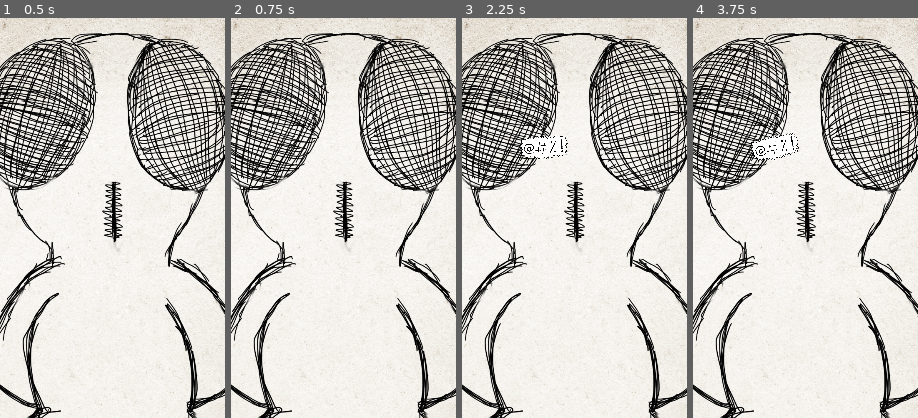
Above: before the commit, frames 1-4 (left to right).
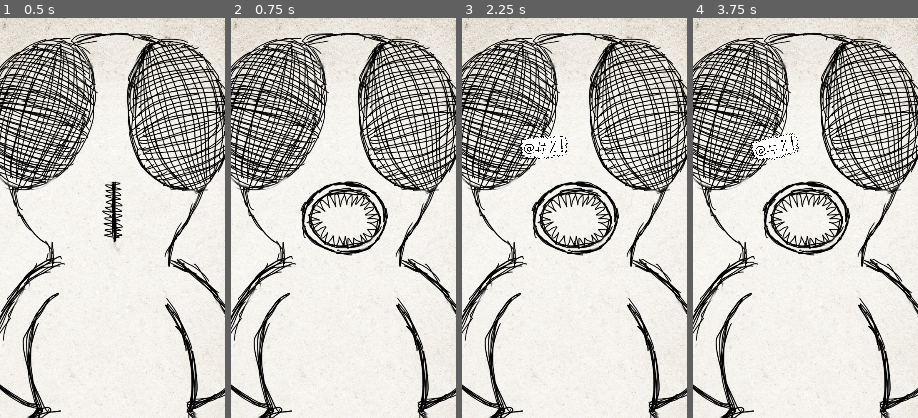
Above: after the commit, the same moments.

Repository: lemurivolta/ggj2024
Game: Godot game, scene res://components/main/main.tscn
Two runs of this game, one before a commit and one after it. Both use one fixed random seed, a clock stepped at 60 frames per second and the inputs below. The engine's default icon, where the game draws it, is replaced by a stand-in: a white triangle on a blue panel in a dark square.
Inputs (mouse positions are % of the whole screen's width and height, from its top left):
- Up to frame 1 (0.5 s): no input
- Up to frame 2 (0.75 s): tap Enter at 0.5 s; move the mouse to (24, 83) at 0.52 s; press the mouse at (24, 83) at 0.53 s
- Up to frame 3 (2.25 s): tap Space at 1.25 s; move the mouse to (75, 83) at 1.27 s; release the mouse at (75, 83) at 1.28 s; click (75, 83) at 1.35 s; move the mouse to (13, 50) at 2.02 s; press the mouse at (13, 50) at 2.03 s
- Up to frame 4 (3.75 s): tap Enter at 2.75 s; move the mouse to (47, 50) at 2.77 s; release the mouse at (47, 50) at 2.78 s; click (47, 50) at 2.85 s; move the mouse to (84, 50) at 3.52 s; press the mouse at (84, 50) at 3.53 s
The pictures show only the part of the screen within x 25-75%, y 2-52%; the shares and areas given below are measured in that part.

Frame 1 is identical in both runs. In frame 2, 3.1% of the frame differs, in the area x 30-70%, y 40-60%; in frame 3, 3.1%; in frame 4, 3.1%.

Commit message:
update: open mouth sprite

Diff:
--- a/components/mostro_sprite/monster_sprite.gd
+++ b/components/mostro_sprite/monster_sprite.gd
@@ -15,18 +15,29 @@
 @export var names_body: Array[String]
 @export var names_legs: Array[String]
 
-var head_index : int
+var rnd_head : int
+var rnd_body : int
+var rnd_legs : int
+
 
 var rnd = RandomNumberGenerator.new()
 
 # Called when the node enters the scene tree for the first time.
 func _ready():
-	var rnd_head : int = rnd.randi_range(0, sprites_head.size() - 1)
-	var rnd_body : int = rnd.randi_range(0, sprites_body.size() - 1)
-	var rnd_legs : int = rnd.randi_range(0, sprites_legs.size() - 1)
+	rnd_head = rnd.randi_range(0, sprites_head.size() - 1)
+	rnd_body = rnd.randi_range(0, sprites_body.size() - 1)
+	rnd_legs = rnd.randi_range(0, sprites_legs.size() - 1)
 
 	head.texture = sprites_head[rnd_head]
 	body.texture = sprites_body[rnd_body]
 	legs.texture = sprites_legs[rnd_legs]
 
 	GlobalBus.set_name.emit(names_head[rnd_head], names_body[rnd_body], names_legs[rnd_legs])
+	GlobalBus.interaction.connect(set_head_sprite)
+
+
+func set_head_sprite(isOpen:bool):
+	if isOpen:
+		head.texture = sprites_head_open[rnd_head]
+	else:
+		head.texture = sprites_head[rnd_head]
